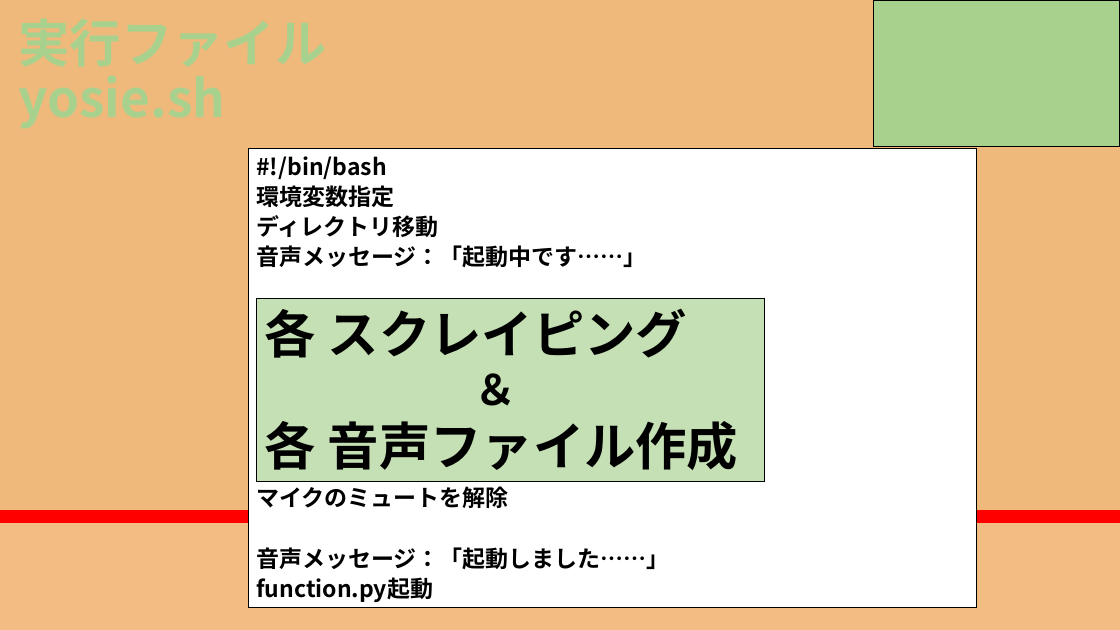
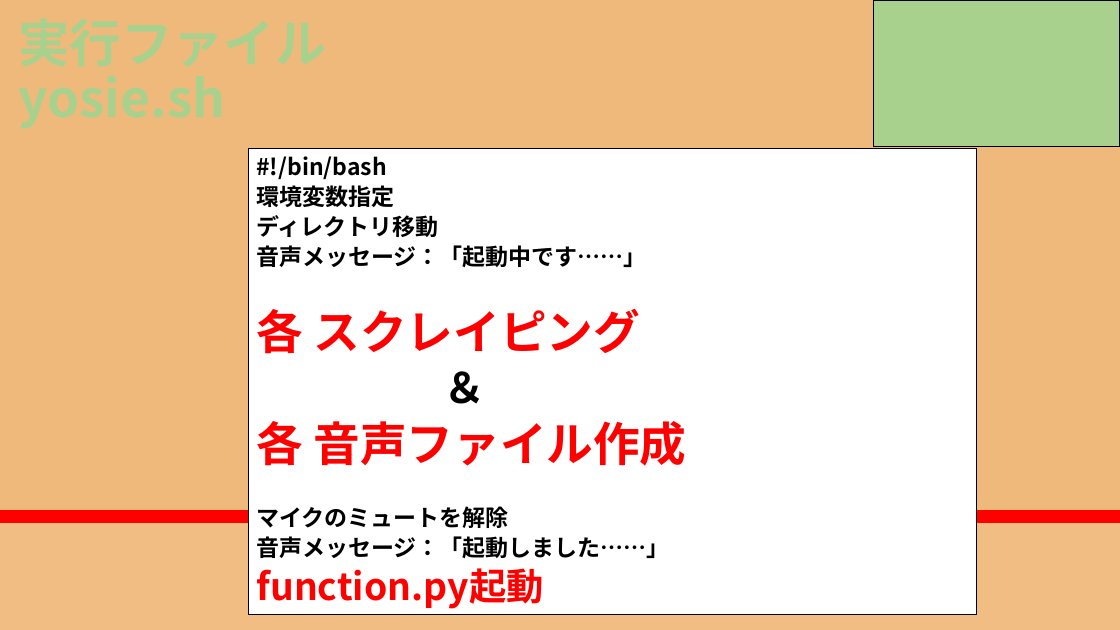
Before and after one commit to RikiishiSuzunosuke/AIspeaker_yosie, a slide deck: slide 24 of presentation/AIスピーカー開発_3_main.pptx (slide 25 before the commit). Drawn at 1120x630 pixels with LibreOffice and Linux fonts; fonts in the diff are those of the drawing. Boxes give left, top, right and bottom in pixels: in the first picture for what was removed or moved away, otherwise in the second. Text is boxed around its words. In the diff, an @@ line names an element or a change of style, - is before the commit and + after.

Commit message:
ppt update

```diff
--- a/presentation/AIスピーカー開発_3_main.pptx
+++ b/presentation/AIスピーカー開発_3_main.pptx
@@ rectangle "#!/bin/bash": place and size @@
-rectangle "#!/bin/bash" at bbox=[248, 148, 976, 607]
+rectangle "#!/bin/bash" at bbox=[248, 148, 976, 614]
@@ rectangle removed at bbox=[256, 298, 765, 482] @@
-各 スクレイピング
-＆
-各 音声ファイル作成
@@ text in rectangle at bbox=[256, 309, 687, 466]: text changed; size 19.7 to 40 pt; text colour #000000 to #FF0000 @@
-星座占い スクレイピング
-星座占い 音声ファイル作成
-天気予報 スクレイピング
-天気予報 音声ファイル作成
-ニュース スクレイピング]
-ニュース 音声ファイル作成
+各 スクレイピング
+＆
+各 音声ファイル作成
@@ text in rectangle at bbox=[256, 568, 543, 609]: size 19.7 to 32 pt, text colour #000000 to #FF0000 in "function.py起動" @@
```
Also in this commit, not shown: 3 other slides changed, 1 slide removed.
